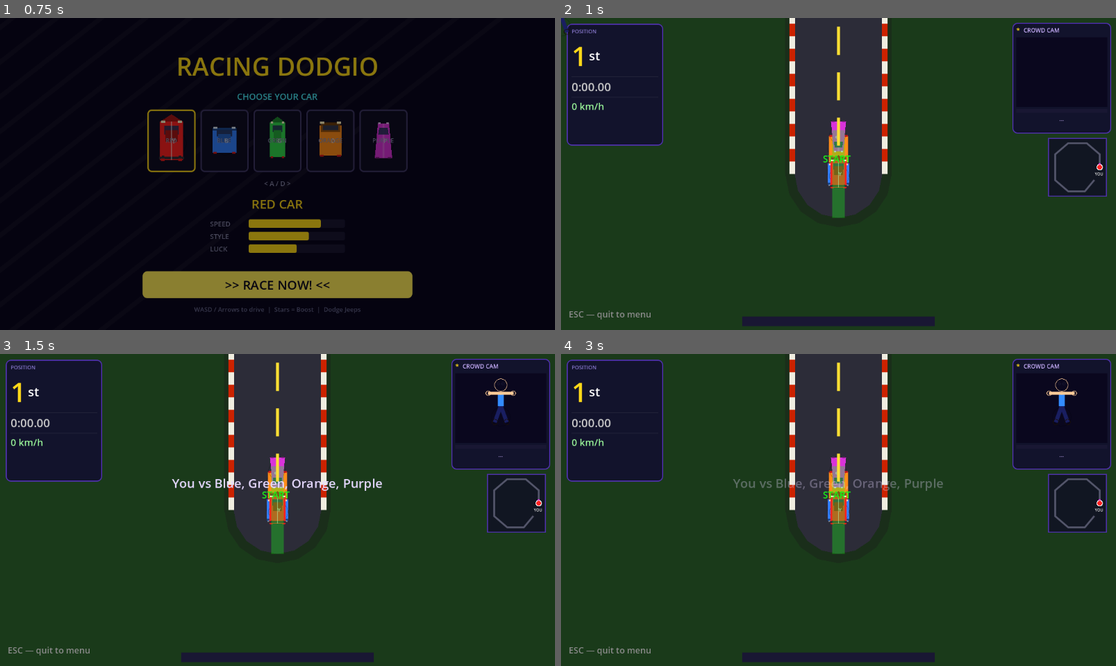
Above: before the commit, frames 1-4 (two rows, left to right).
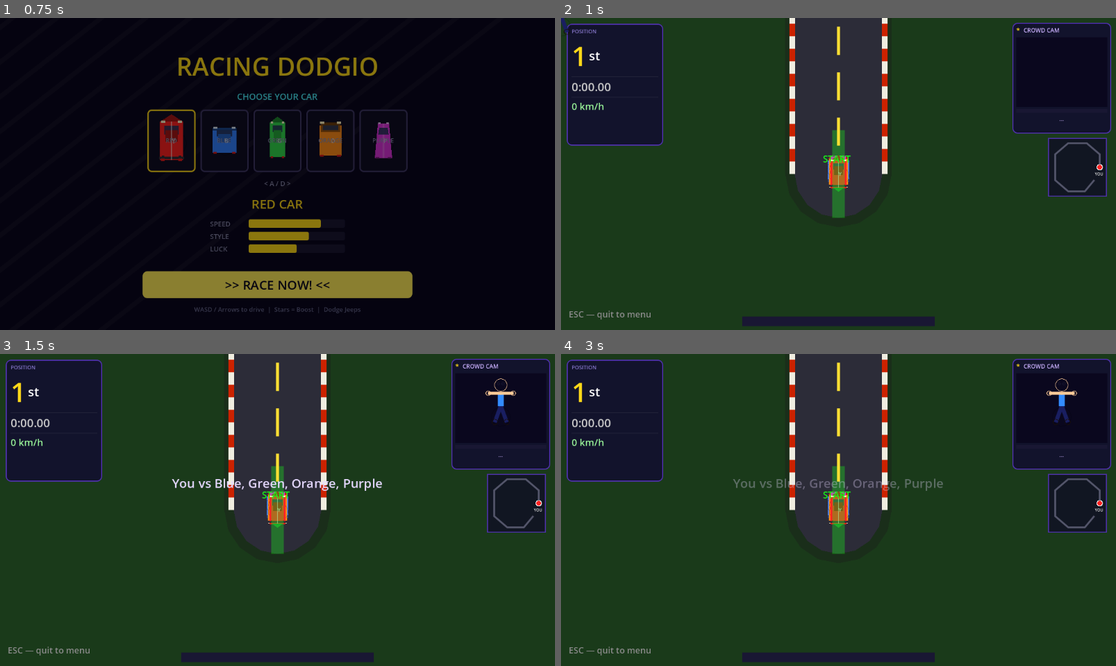
Above: after the commit, the same moments.

Repository: Carlos3652/racing-dodgio
Game: Godot game, scene res://main_menu.tscn
Same seed, same stepped clock (60 frames per second), same inputs: the game is played once before the commit and once after it.
Inputs:
- Up to frame 1 (0.75 s): click ">> RACE NOW! <<" at 0.5 s
- Up to frame 2 (1 s): no input
- Up to frame 3 (1.5 s): tap Enter (ui_accept) at 1.25 s; hold D (ui_right) from 1.28 s (still down)
- Up to frame 4 (3 s): tap Enter (ui_accept) at 1.52, 2, 2.27, 2.75 s; release D (ui_right) at 2.03 s; hold S (ui_down) 2.03-2.78 s; hold D (ui_right) from 2.78 s (still down)

Frame 1 is identical in both runs. In frame 2, 0.4% of the frame differs, in the area x 48-98%, y 32-56%; in frame 3, 0.4%; in frame 4, 0.4%.

Commit message:
Add lane-based starting positions and car-to-car bump collisions
Cars now start spread across the road width in their own lanes instead
of bunched together. Player gets the middle lane, AI fills remaining.

Car-to-car collisions: when any two cars get within 55px, both receive
a 1.5s speed penalty (40% speed). Shows "BUMP!" floating text in world
and "BUMPED!" status in the HUD. 2s cooldown between bumps per pair.

Co-Authored-By: Claude Opus 4.6 <noreply@anthropic.com>

Diff:
--- a/ai_car.gd
+++ b/ai_car.gd
@@ -19,6 +19,12 @@
 var has_finished: bool = false
 var car_label: String = "AI"
 var car_color: Color = Color.CYAN
+var lane_offset: float = 0.0  # perpendicular offset from path center (pixels)
+
+# Collision penalty
+var bump_time: float = 0.0
+const BUMP_SLOW_DURATION = 1.5
+const BUMP_SPEED_MULT = 0.4
 
 # "Mind of their own" fields
 var noise_speed: float = 0.0
@@ -58,6 +64,10 @@
 	if not is_racing or has_finished:
 		return
 
+	# --- Bump penalty countdown ---
+	if bump_time > 0:
+		bump_time -= delta
+
 	# --- Option E: progressive speedup ---
 	race_timer += delta
 	speed_bonus = min(floor(race_timer / SPEEDUP_INTERVAL) * SPEEDUP_AMOUNT, SPEEDUP_CAP - BASE_SPEED)
@@ -78,7 +88,20 @@
 		var current_max = min(MAX_SPEED + speed_bonus, SPEEDUP_CAP)
 		speed = clamp(current_base + noise_speed, MIN_SPEED, current_max)
 
+	# Apply bump slowdown
+	if bump_time > 0:
+		speed *= BUMP_SPEED_MULT
+
 	progress += speed * delta
+
+	# Apply lane offset perpendicular to path direction
+	if lane_offset != 0.0 and get_parent() is Path2D:
+		var curve = (get_parent() as Path2D).curve
+		var offs = curve.get_closest_offset(position)
+		var tangent = (curve.sample_baked(min(offs + 5.0, curve.get_baked_length())) - curve.sample_baked(offs)).normalized()
+		var perp = Vector2(-tangent.y, tangent.x)
+		# PathFollow2D resets position each frame, so we offset via transform
+		position += perp * lane_offset
 
 	if progress_ratio >= 0.99:
 		_cross_finish()
@@ -89,6 +112,11 @@
 	boost_time = BOOST_DURATION
 
 
+func apply_bump() -> void:
+	if bump_time <= 0:
+		bump_time = BUMP_SLOW_DURATION
+
+
 func _cross_finish() -> void:
 	if has_finished:
 		return
--- a/player_car.gd
+++ b/player_car.gd
@@ -7,10 +7,13 @@
 const COAST       = 300.0
 const TURN_SPEED  = 2.8
 const FINISH_DIST = 120.0
+const BUMP_SLOW_DURATION = 1.5
+const BUMP_SPEED_MULT = 0.4
 
 var speed: float = 0.0
 var boost_time: float = 0.0
 var crash_time: float = 0.0
+var bump_time: float = 0.0
 var has_finished: bool = false
 var is_racing: bool = false
 var finish_position: Vector2 = Vector2.ZERO
@@ -27,6 +30,8 @@
 	if not is_racing or has_finished:
 		return
 
+	if bump_time > 0:
+		bump_time -= delta
 	if crash_time > 0:
 		crash_time -= delta
 		return
@@ -47,7 +52,8 @@
 	else:
 		speed = move_toward(speed, 0.0, COAST * delta)
 
-	position += Vector2.UP.rotated(rotation) * speed * delta
+	var effective_speed = speed * (BUMP_SPEED_MULT if bump_time > 0 else 1.0)
+	position += Vector2.UP.rotated(rotation) * effective_speed * delta
 	if speed > 0:
 		track_progress += speed * delta
 
@@ -57,6 +63,11 @@
 
 func apply_boost() -> void:
 	boost_time = 5.0
+
+
+func apply_bump() -> void:
+	if bump_time <= 0 and crash_time <= 0:
+		bump_time = BUMP_SLOW_DURATION
 
 
 func apply_crash() -> void:
--- a/race_manager.gd
+++ b/race_manager.gd
@@ -17,6 +17,8 @@
 ]
 
 const ROAD_WIDTH     = 280.0
+const BUMP_DIST      = 55.0   # car-to-car collision distance
+const BUMP_COOLDOWN  = 2.0    # seconds between bump checks per pair
 const SHOULDER_W     = 340.0
 const ROAD_COLOR     = Color(0.172, 0.172, 0.220, 1)
 const SHOULDER_COLOR = Color(0.102, 0.180, 0.102, 1)
@@ -59,6 +61,7 @@
 
 var cookie_timers: Dictionary = {}
 var jeep_timers:   Dictionary = {}
+var bump_cooldowns: Dictionary = {}  # pair key -> seconds remaining
 var obstacles: Array = []  # all cookie + jeep sprites — avoids scanning get_children() every frame
 
 # HUD node refs
@@ -291,18 +294,9 @@
 
 	finish_pos = TRACK_POINTS[TRACK_POINTS.size() - 1]
 
-	player = $PlayerCar
-	player.scale = CAR_SCALE
-	player.finish_position = finish_pos
-	player.finished.connect(_on_car_finished)
-	camera = $PlayerCar/Camera2D
-
-	# Attach procedural visual — use selected car from menu
-	var pvis = preload("res://car_visual.gd").new()
-	pvis.car_type      = GameData.player_car_type
-	pvis.car_color     = GameData.player_color
-	pvis.is_player_car = true
-	player.add_child(pvis)
+	# Compute start direction and perpendicular for lane offsets
+	var start_dir = (TRACK_POINTS[1] - TRACK_POINTS[0]).normalized()
+	var start_perp = Vector2(-start_dir.y, start_dir.x)  # perpendicular (right of travel)
 
 	# Build AI roster — skip the color the player chose
 	var ai_roster: Array = []
@@ -311,18 +305,49 @@
 		   (GameData.player_car_type == "player" and AI_NAMES[i] == ""):
 			continue
 		ai_roster.append({name = AI_NAMES[i], color = AI_COLORS[i]})
-
-	# If player picked an AI color, we have 3 AI; otherwise 4. Cap at 4.
 	var spawn_count = min(ai_roster.size(), 4)
+
+	# Lane offsets: spread all cars evenly across the road width
+	# total_slots = 1 (player) + spawn_count (AI)
+	var total_slots = 1 + spawn_count
+	var lane_offsets: Array = []
+	for i in range(total_slots):
+		# Evenly spaced from -half_road to +half_road
+		var t = (float(i) / float(total_slots - 1)) - 0.5 if total_slots > 1 else 0.0
+		lane_offsets.append(t * ROAD_WIDTH * 0.7)  # 70% of road to leave margin
+
+	# Player gets the middle lane (or first if odd)
+	var player_lane_idx = total_slots / 2
+
+	player = $PlayerCar
+	player.scale = CAR_SCALE
+	player.position = TRACK_POINTS[0] + start_perp * lane_offsets[player_lane_idx]
+	player.finish_position = finish_pos
+	player.finished.connect(_on_car_finished)
+	camera = $PlayerCar/Camera2D
+
+	# Attach procedural visual — use selected car from menu
+	var pvis = preload("res://car_visual.gd").new()
+	pvis.car_type      = GameData.player_car_type
+	pvis.car_color     = GameData.player_color
+	pvis.is_player_car = true
+	player.add_child(pvis)
+
+	# Spawn AI cars in remaining lanes
+	var ai_lane = 0
 	for i in range(spawn_count):
+		if ai_lane == player_lane_idx:
+			ai_lane += 1
 		var ai = preload("res://ai_car.gd").new()
-		ai.car_label = ai_roster[i].name
-		ai.car_color = ai_roster[i].color
-		ai.progress  = float(i) * 40.0
-		ai.scale     = CAR_SCALE
+		ai.car_label    = ai_roster[i].name
+		ai.car_color    = ai_roster[i].color
+		ai.progress     = 10.0  # slight offset so they're not at exact point 0
+		ai.lane_offset  = lane_offsets[ai_lane]
+		ai.scale        = CAR_SCALE
 		ai.finished.connect(_on_car_finished)
 		track_path.add_child(ai)
 		ai_cars.append(ai)
+		ai_lane += 1
 
 	total_cars = 1 + ai_cars.size()  # player + AI
 
@@ -487,8 +512,13 @@
 	hud_timer.text = "%d:%05.2f" % [mins, secs]
 	hud_speed.text = "%d km/h" % player.get_speed_kmh()
 
-	# Boost status label — only visible during boost or stun (hidden when idle)
-	if player.crash_time > 0:
+	# Boost status label — only visible during boost, stun, or bump (hidden when idle)
+	if player.bump_time > 0 and player.crash_time <= 0:
+		hud_boost_status.visible = true
+		hud_div3.visible         = true
+		hud_boost_status.text    = "BUMPED! %.1fs" % player.bump_time
+		hud_boost_status.add_theme_color_override("font_color", Color(1.0, 0.5, 0.2, 1))
+	elif player.crash_time > 0:
 		hud_boost_status.visible = true
 		hud_div3.visible         = true
 		hud_boost_status.text    = "STUNNED %.1fs" % player.crash_time
@@ -578,6 +608,7 @@
 			_update_hud(delta)
 			_constrain_to_road()
 			_check_player_collisions()  # check before respawn so newly-visible items can't hit same frame
+			_check_car_bumps(delta)
 			_tick_respawns(delta)
 			_check_force_finish(delta)
 
@@ -628,6 +659,65 @@
 						_hide_pickup(child, cookie_timers, COOKIE_RESPAWN_SEC)
 
 
+# ---------------------------------------------------------------------------
+# Car-to-car bump collisions
+# ---------------------------------------------------------------------------
+func _check_car_bumps(delta: float) -> void:
+	# Tick down cooldowns
+	var expired: Array = []
+	for key in bump_cooldowns.keys():
+		bump_cooldowns[key] -= delta
+		if bump_cooldowns[key] <= 0:
+			expired.append(key)
+	for key in expired:
+		bump_cooldowns.erase(key)
+
+	# Player vs AI
+	if not player.has_finished and player.crash_time <= 0:
+		for ai in ai_cars:
+			if ai.has_finished:
+				continue
+			var pair_key = "player_" + ai.car_label
+			if bump_cooldowns.has(pair_key):
+				continue
+			var dist = player.position.distance_to(ai.global_position)
+			if dist < BUMP_DIST:
+				player.apply_bump()
+				ai.apply_bump()
+				bump_cooldowns[pair_key] = BUMP_COOLDOWN
+				_flash_bump(player.position)
+
+	# AI vs AI
+	for i in range(ai_cars.size()):
+		if ai_cars[i].has_finished:
+			continue
+		for j in range(i + 1, ai_cars.size()):
+			if ai_cars[j].has_finished:
+				continue
+			var pair_key = ai_cars[i].car_label + "_" + ai_cars[j].car_label
+			if bump_cooldowns.has(pair_key):
+				continue
+			var dist = ai_cars[i].global_position.distance_to(ai_cars[j].global_position)
+			if dist < BUMP_DIST:
+				ai_cars[i].apply_bump()
+				ai_cars[j].apply_bump()
+				bump_cooldowns[pair_key] = BUMP_COOLDOWN
+
+
+func _flash_bump(pos: Vector2) -> void:
+	var lbl = Label.new()
+	lbl.text = "BUMP!"
+	lbl.add_theme_font_size_override("font_size", 22)
+	lbl.add_theme_color_override("font_color", Color(1.0, 0.5, 0.2, 1))
+	lbl.position = pos + Vector2(-30, -30)
+	lbl.z_index  = 20
+	add_child(lbl)
+	var tw = create_tween()
+	tw.tween_property(lbl, "position:y", lbl.position.y - 40, 0.5)
+	tw.parallel().tween_property(lbl, "modulate:a", 0.0, 0.5)
+	tw.tween_callback(func(): lbl.queue_free())
+
+
 func _play_griddy() -> void:
 	if not griddy_anim.is_playing():
 		griddy_anim.play("griddy")
